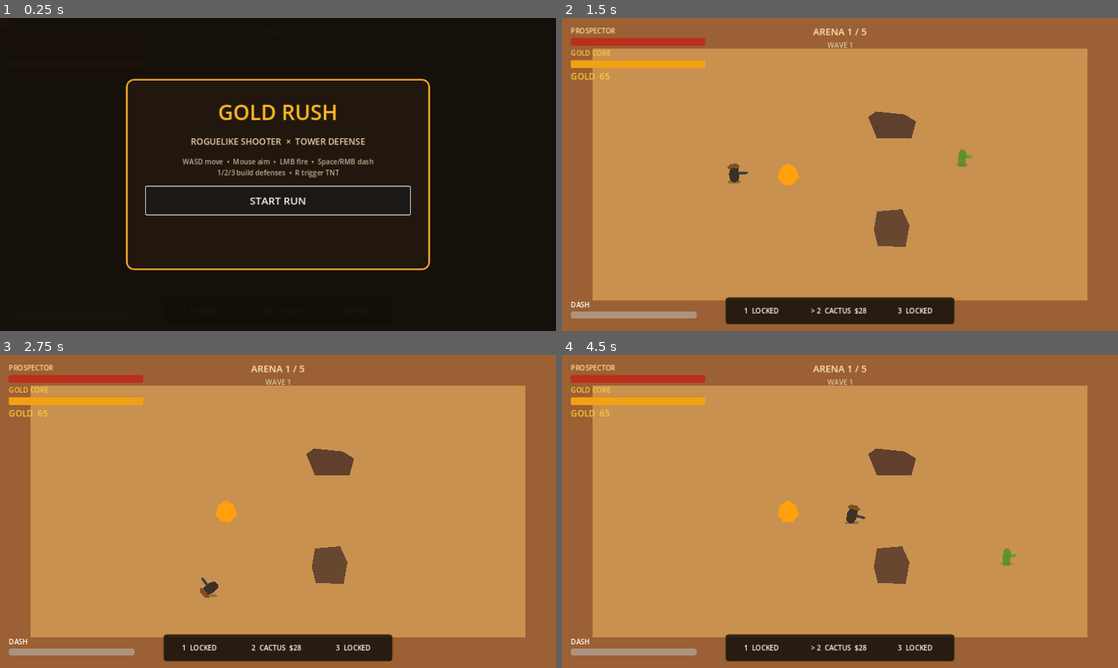
Above: before the commit, frames 1-4 (two rows, left to right).
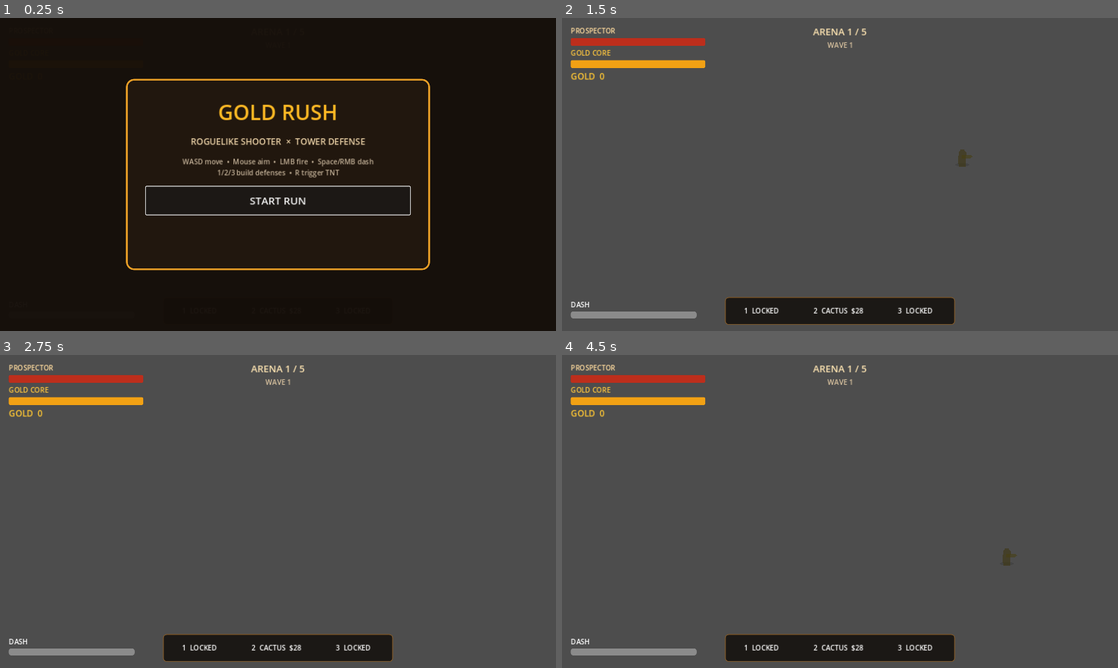
Above: after the commit, the same moments.

Repository: motomotoo1997-art/monster-quest
Game: Godot game, scene res://scenes/main/Main.tscn
Two runs of this game, one before a commit and one after it. Both use one fixed random seed, a clock stepped at 60 frames per second and the inputs below.
Inputs (mouse positions are in pixels of both pictures, inside the frame that each line leads up to):
- Up to frame 1 (0.25 s): no input
- Up to frame 2 (1.5 s): click "START RUN" at 0.5 s; tap Enter at 1.25 s; move the mouse to (962, 158) at 1.27 s; hold D (move_right) from 1.28 s (still down); tap E (ability_e) at 1.35 s
- Up to frame 3 (2.75 s): move the mouse to (166, 527) at 2.02 s; release D (move_right) at 2.03 s; hold S (move_down) from 2.03 s (still down); tap Q (ability_q) at 2.1 s
- Up to frame 4 (4.5 s): move the mouse to (895, 442) at 2.77 s; release S (move_down) at 2.78 s; hold D (move_right) 2.78-3.53 s; tap R (ability_r) at 2.85 s; move the mouse to (812, 574) at 3.52 s; hold W (move_up) 3.53-4.28 s; tap 1 (build_1) at 3.6 s; move the mouse to (1006, 558) at 4.27 s; hold A (move_left) from 4.28 s (still down); tap 2 (build_2) at 4.35 s

The runs differ from the first frame. In frame 2, 95% of the frame differs, in the area x 0-100%, y 0-100%; in frame 3, 95%; in frame 4, 95%.
Error after the commit: Invalid access to property or key 'player_died' on a base object of type 'null instance'. (res://scripts/main/main.gd:42)

Commit message:
art: integrate Prospector sprite atlas

Diff:
--- a/gold-rush-roguelike/scenes/player/Prospector.tscn
+++ b/gold-rush-roguelike/scenes/player/Prospector.tscn
@@ -6,22 +6,45 @@
 [ext_resource type="Script" path="res://scripts/components/hurtbox_component.gd" id="4_hurtbox"]
 [ext_resource type="Script" path="res://scripts/components/weapon_component.gd" id="5_weapon"]
 [ext_resource type="PackedScene" path="res://scenes/combat/Projectile.tscn" id="6_projectile"]
+[ext_resource type="Texture2D" path="res://assets/sprites/player/prospector.webp" id="7_texture"]
 
 [sub_resource type="CapsuleShape2D" id="CapsuleShape2D_player"]
 radius = 11.0
 height = 30.0
 
+[sub_resource type="AtlasTexture" id="AtlasTexture_idle"]
+atlas = ExtResource("7_texture")
+region = Rect2(0, 0, 192, 192)
+
+[sub_resource type="AtlasTexture" id="AtlasTexture_aim"]
+atlas = ExtResource("7_texture")
+region = Rect2(192, 0, 192, 192)
+
+[sub_resource type="AtlasTexture" id="AtlasTexture_dynamite"]
+atlas = ExtResource("7_texture")
+region = Rect2(384, 0, 192, 192)
+
 [sub_resource type="SpriteFrames" id="SpriteFrames_player"]
 animations = [{
-"frames": [],
+"frames": [{"duration": 1.0, "texture": SubResource("AtlasTexture_idle")}],
 "loop": true,
 "name": &"idle",
 "speed": 5.0
 }, {
-"frames": [],
+"frames": [{"duration": 1.0, "texture": SubResource("AtlasTexture_idle")}],
 "loop": true,
 "name": &"move",
 "speed": 8.0
+}, {
+"frames": [{"duration": 1.0, "texture": SubResource("AtlasTexture_aim")}],
+"loop": false,
+"name": &"attack",
+"speed": 8.0
+}, {
+"frames": [{"duration": 1.0, "texture": SubResource("AtlasTexture_dynamite")}],
+"loop": false,
+"name": &"ability",
+"speed": 6.0
 }]
 
 [node name="Prospector" type="CharacterBody2D" groups=["player"]]
@@ -35,29 +58,16 @@
 
 [node name="Shadow" type="Polygon2D" parent="."]
 position = Vector2(0, 17)
-scale = Vector2(1.15, 0.42)
-polygon = PackedVector2Array(-15, 0, -10, -8, 10, -8, 15, 0, 10, 8, -10, 8)
-color = Color(0, 0, 0, 0.25)
+polygon = PackedVector2Array(-20, 0, -13, -6, 13, -6, 20, 0, 13, 6, -13, 6)
+color = Color(0.06, 0.035, 0.02, 0.24)
+
+[node name="BodyVisual" type="AnimatedSprite2D" parent="."]
+position = Vector2(0, -35)
+sprite_frames = SubResource("SpriteFrames_player")
+animation = &"idle"
+scale = Vector2(0.58, 0.58)
 
 [node name="VisualPivot" type="Node2D" parent="."]
-
-[node name="PlaceholderVisual" type="Polygon2D" parent="VisualPivot"]
-polygon = PackedVector2Array(-10, 14, -12, -2, -7, -19, 1, -25, 10, -17, 12, 4, 8, 16, -2, 19)
-color = Color(0.24, 0.19, 0.15, 1)
-
-[node name="Hat" type="Polygon2D" parent="VisualPivot"]
-position = Vector2(0, -19)
-polygon = PackedVector2Array(-16, 2, -8, -5, 6, -6, 15, 1, 8, 5, -12, 5)
-color = Color(0.5, 0.31, 0.14, 1)
-
-[node name="Gun" type="Polygon2D" parent="VisualPivot"]
-position = Vector2(13, -2)
-polygon = PackedVector2Array(-3, -3, 15, -3, 20, 0, 15, 3, -3, 3)
-color = Color(0.23, 0.26, 0.27, 1)
-
-[node name="AnimatedSprite2D" type="AnimatedSprite2D" parent="VisualPivot"]
-sprite_frames = SubResource("SpriteFrames_player")
-animation = &"idle"
 
 [node name="Muzzle" type="Marker2D" parent="VisualPivot"]
 position = Vector2(34, -2)
Not shown: 1 places in gold-rush-roguelike/scenes/player/Prospector.tscn that only renumber resources
